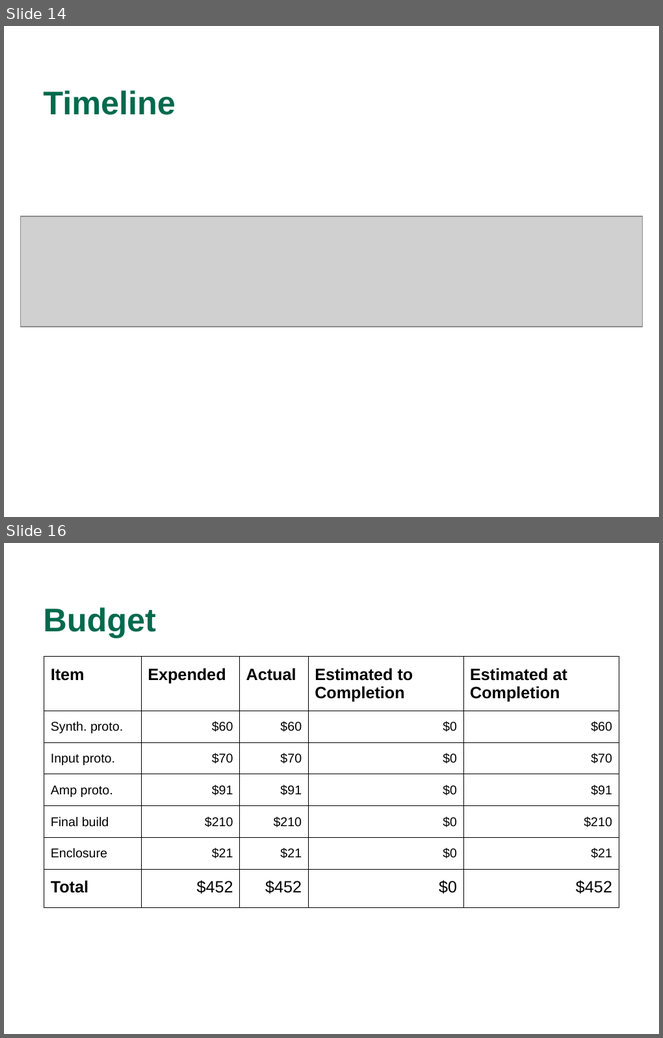
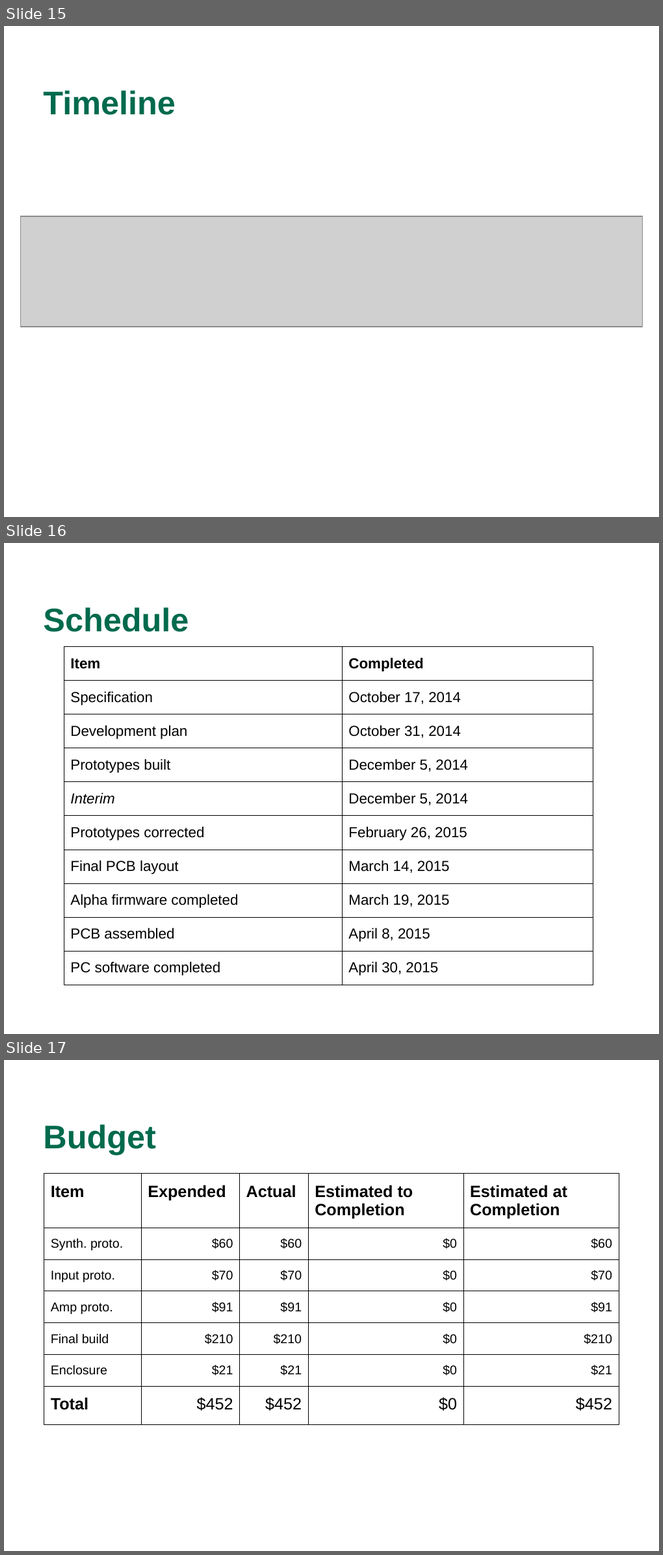
Before and after one commit to WCP52/docs, a slide deck: official/WCP52 Gain-Phase Final Presentation.pptx. Shown one above the other, each under a label of ours: slides 14 and 16 before the commit, slides 15, 16 and 17 after it; the slides between them are not shown. The pictures are 663x1038 and 663x1555 pixels, drawn with LibreOffice and Linux fonts; fonts in the diff are those of the drawing; grey boxes stand for pictures; background and template pictures are left out. Boxes give left, top, right and bottom in pixels: in the first picture for what was removed or moved away, otherwise in the second. Text is boxed around its words. In the diff, an @@ line names an element or a change of style, - is before the commit and + after.

```diff
--- a/official/WCP52 Gain-Phase Final Presentation.pptx
+++ b/official/WCP52 Gain-Phase Final Presentation.pptx
@@ slide 16 added at [4,543,659,1034], background picture (left out) @@
@@ title added at [43,607,189,632], 36 pt, text #006A4D, bold @@
+Schedule
@@ table added at [64,646,594,996], 10 rows, 2 columns @@
+Item | Completed
+Specification | October 17, 2014
+Development plan | October 31, 2014
+Prototypes built | December 5, 2014
+Interim | December 5, 2014
+Prototypes corrected | February 26, 2015
+Final PCB layout | March 14, 2015
+Alpha firmware completed | March 19, 2015
+PCB assembled | April 8, 2015
+PC software completed | April 30, 2015
@@ what was slide 14 is now slide 15 @@
@@ what was slide 16 is now slide 17 @@
```
Also in this commit, not shown: 7 slides changed, 1 other slide added, 1 slide removed.
